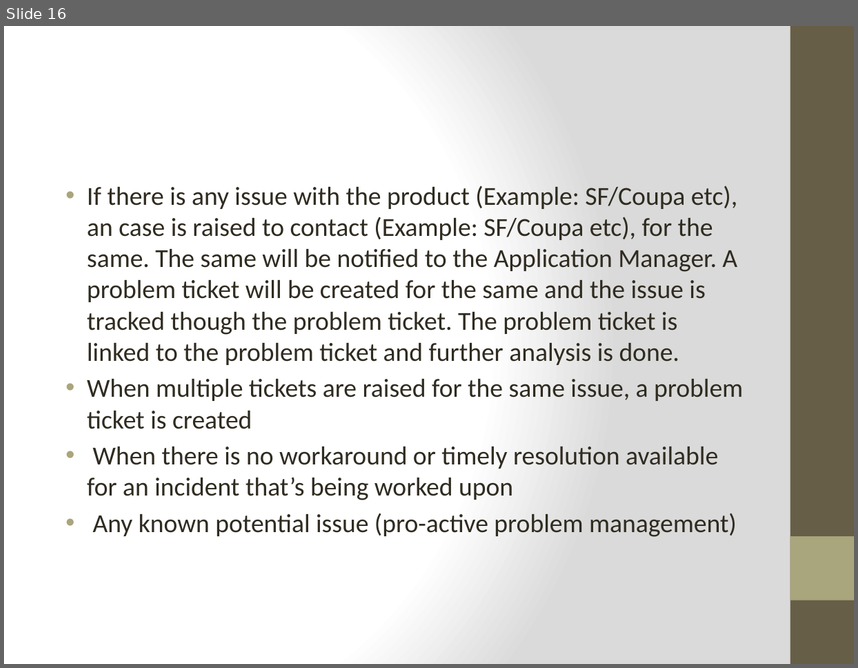
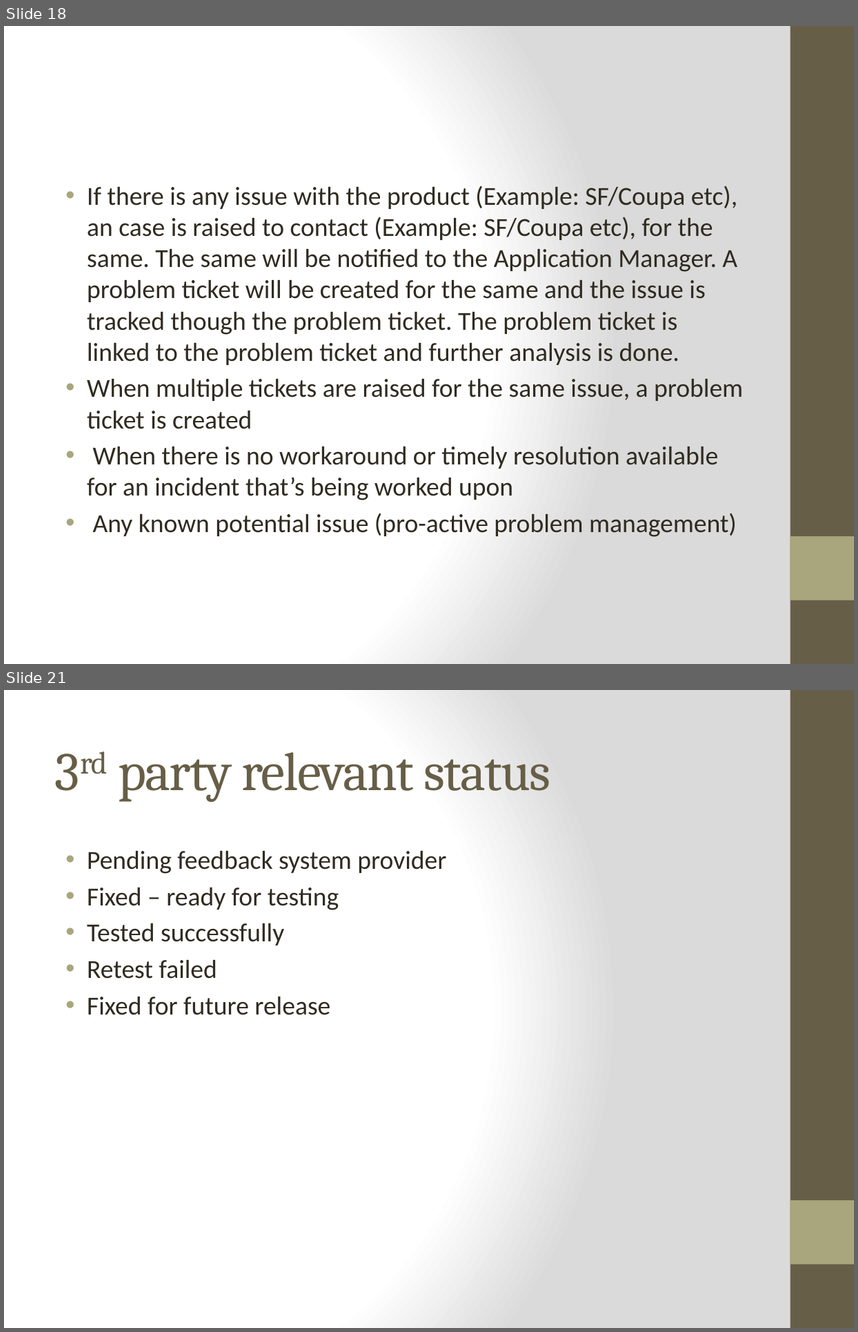
Before and after one commit to Group5LoanApplication/LAp, a slide deck: Incident Management.pptx. Shown one above the other, each under a label of ours: slide 16 before the commit, slides 18 and 21 after it; the slides between them are not shown. The pictures are 858x668 and 858x1332 pixels, drawn with LibreOffice and Linux fonts; fonts in the diff are those of the drawing. Boxes give left, top, right and bottom in pixels: in the first picture for what was removed or moved away, otherwise in the second. Text is boxed around its words. In the diff, an @@ line names an element or a change of style, - is before the commit and + after.

```diff
--- a/Incident Management.pptx
+++ b/Incident Management.pptx
@@ slide 21 added at <box>4,690,854,1328</box>, background gradient #FFFFFF to #DADADA; not listed: 2 template elements that a slide beside it also shows @@
@@ title added at <box>118,752,550,802</box>, 46 pt, text #675E47 @@
+3rd party relevant status
@@ text added at <box>87,851,446,1015</box>, 22 pt, text #2F2B20 @@
+• Pending feedback system provider
+• Fixed – ready for testing
+• Tested successfully
+• Retest failed
+• Fixed for future release
@@ what was slide 16 is now slide 18 @@
```
Also in this commit, not shown: 9 slides changed, 5 other slides added, 4 slides removed.
